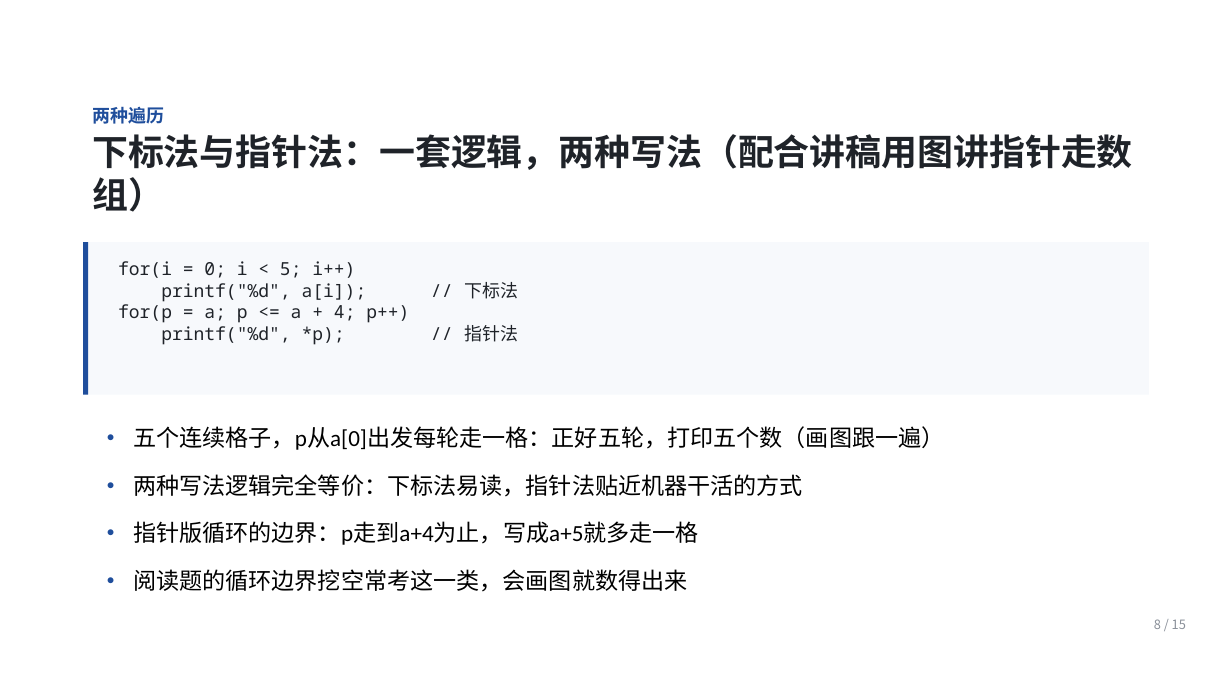
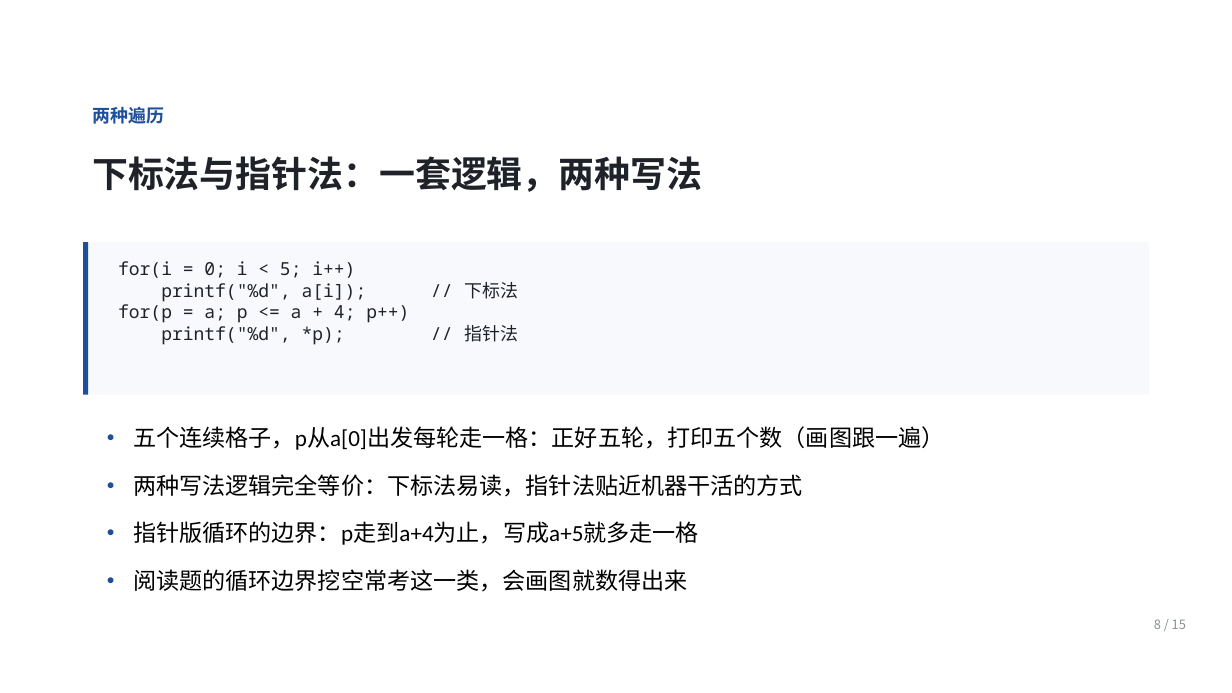
Before and after one commit to Ctrl1CandV/SpecialtyCourses, a slide deck: slide 8 of 课件/C1/C1-B-02/C1-B-02.pptx. Drawn at 1232x693 pixels with LibreOffice and Linux fonts; fonts in the diff are those of the drawing; background and template pictures are left out. Boxes give left, top, right and bottom in pixels: in the first picture for what was removed or moved away, otherwise in the second. Text is boxed around its words. In the diff, an @@ line names an element or a change of style, - is before the commit and + after.

```diff
--- a/课件/C1/C1-B-02/C1-B-02.pptx
+++ b/课件/C1/C1-B-02/C1-B-02.pptx
@@ text at [92, 156, 702, 192]: text changed @@
-下标法与指针法：一套逻辑，两种写法（配合讲稿用图讲指针走数组）
+下标法与指针法：一套逻辑，两种写法
```
Also in this commit, not shown: 17 other files.
